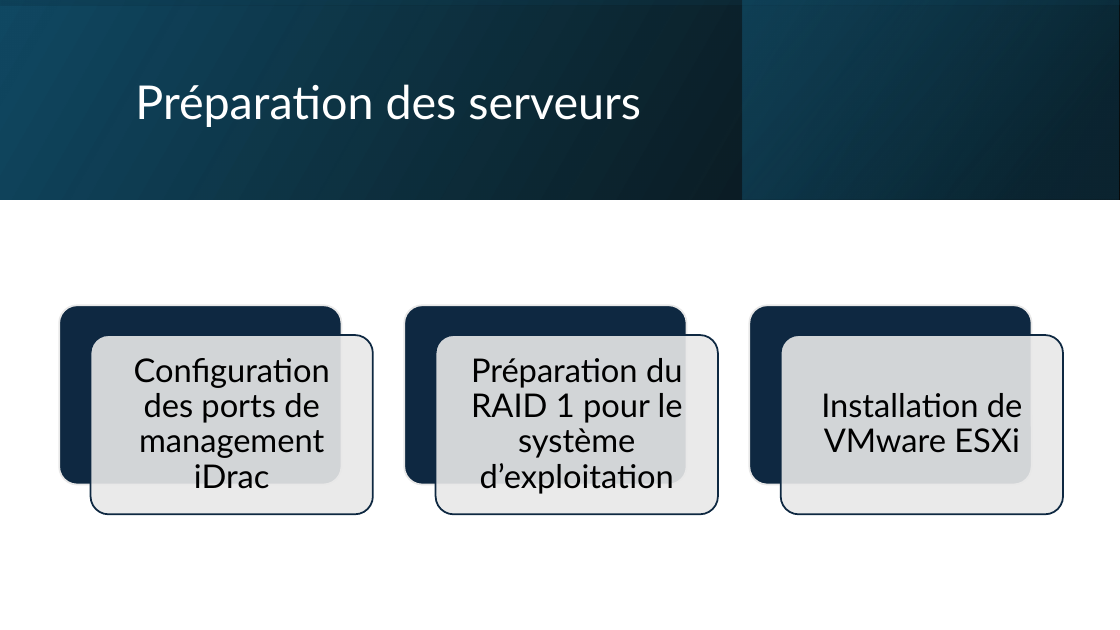
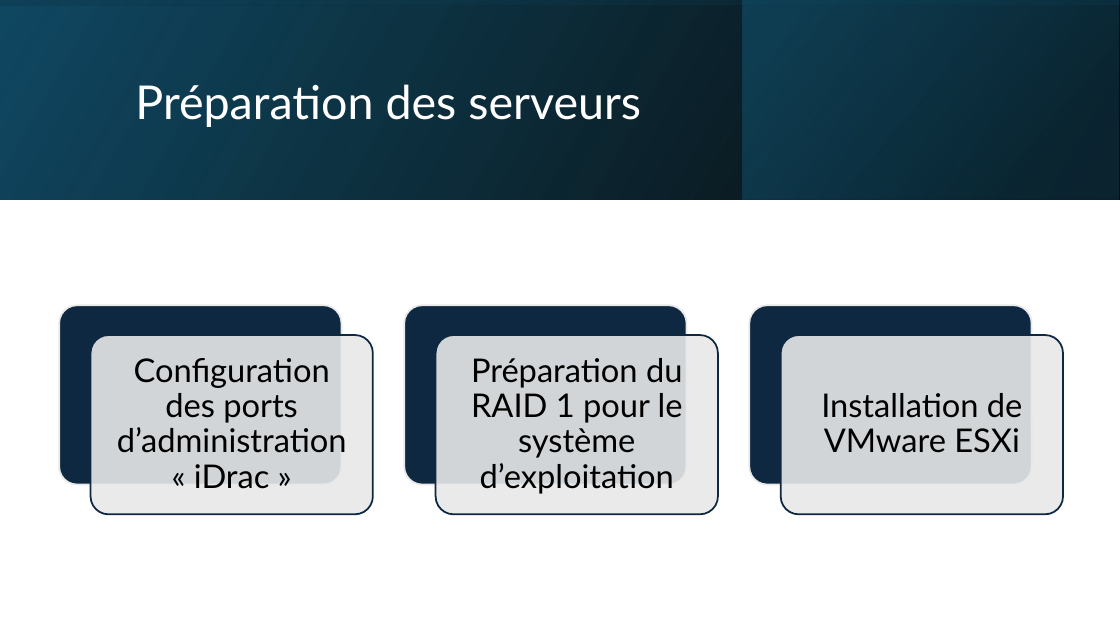
Before and after one commit to Vinc1347900/Stage_Henallux, a slide deck: slide 20 of TFE/DHAIMI_Vincent_PP_TFE.pptx. Drawn at 1120x630 pixels with LibreOffice and Linux fonts; fonts in the diff are those of the drawing. Boxes give left, top, right and bottom in pixels: in the first picture for what was removed or moved away, otherwise in the second. Text is boxed around its words. In the diff, an @@ line names an element or a change of style, - is before the commit and + after.

```diff
--- a/TFE/DHAIMI_Vincent_PP_TFE.pptx
+++ b/TFE/DHAIMI_Vincent_PP_TFE.pptx
@@ text at bbox=[117, 358, 347, 488]: text changed @@
-Configuration des ports de management iDrac
+Configuration des ports d’administration « iDrac »
```
Also in this commit, not shown: 5 other slides changed, 3 other files.
